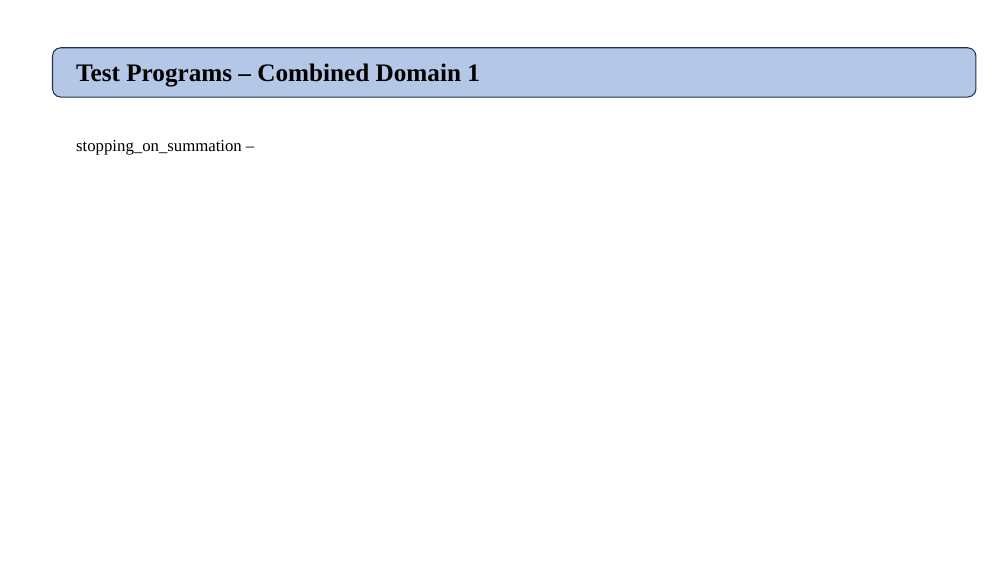
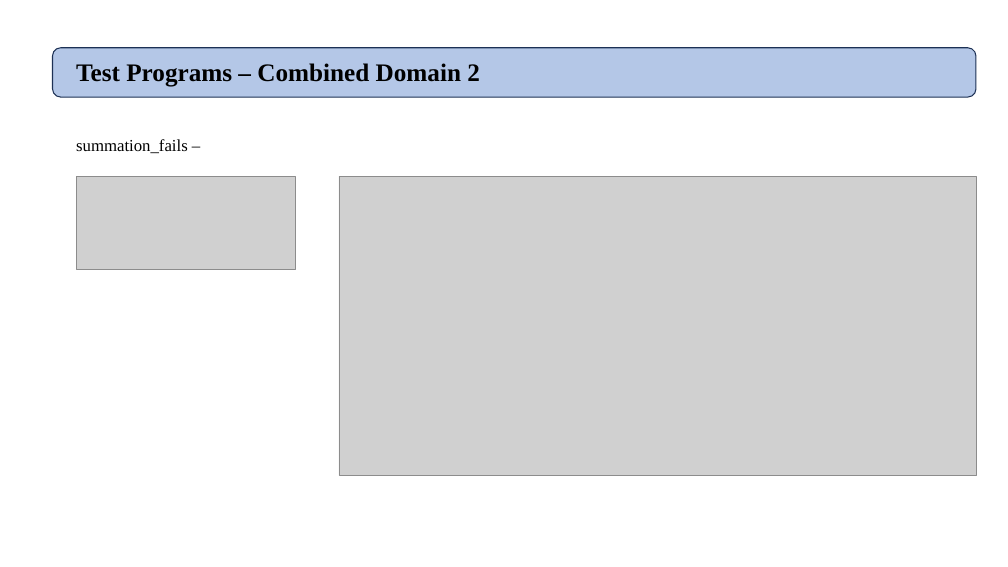
Before and after one commit to shahak2/program-analysis-and-verification, a slide deck: slide 19 of docs/paav architecture.pptx (slide 20 before the commit). Drawn at 1008x567 pixels with LibreOffice and Linux fonts; fonts in the diff are those of the drawing; grey boxes stand for pictures. Boxes give left, top, right and bottom in pixels: in the first picture for what was removed or moved away, otherwise in the second. Text is boxed around its words. In the diff, an @@ line names an element or a change of style, - is before the commit and + after.

```diff
--- a/docs/paav architecture.pptx
+++ b/docs/paav architecture.pptx
@@ text at bbox=[76, 63, 480, 87]: text changed @@
-Test Programs – Combined Domain 1
+Test Programs – Combined Domain 2
@@ text at bbox=[76, 139, 188, 153]: text changed @@
-stopping_on_summation –
+summation_fails –
@@ picture added at bbox=[76, 176, 296, 269] @@
@@ picture added at bbox=[339, 176, 976, 476] @@
```
Also in this commit, not shown: 6 other slides changed, 1 slide added, 2 slides removed, 16 other files.
